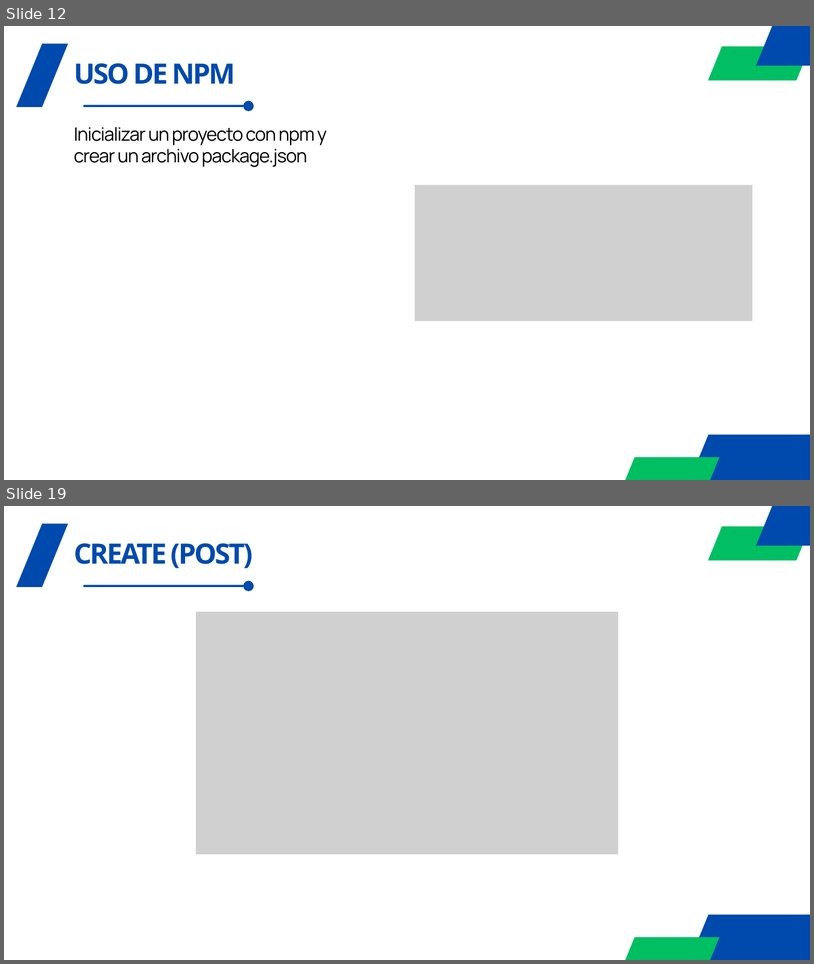
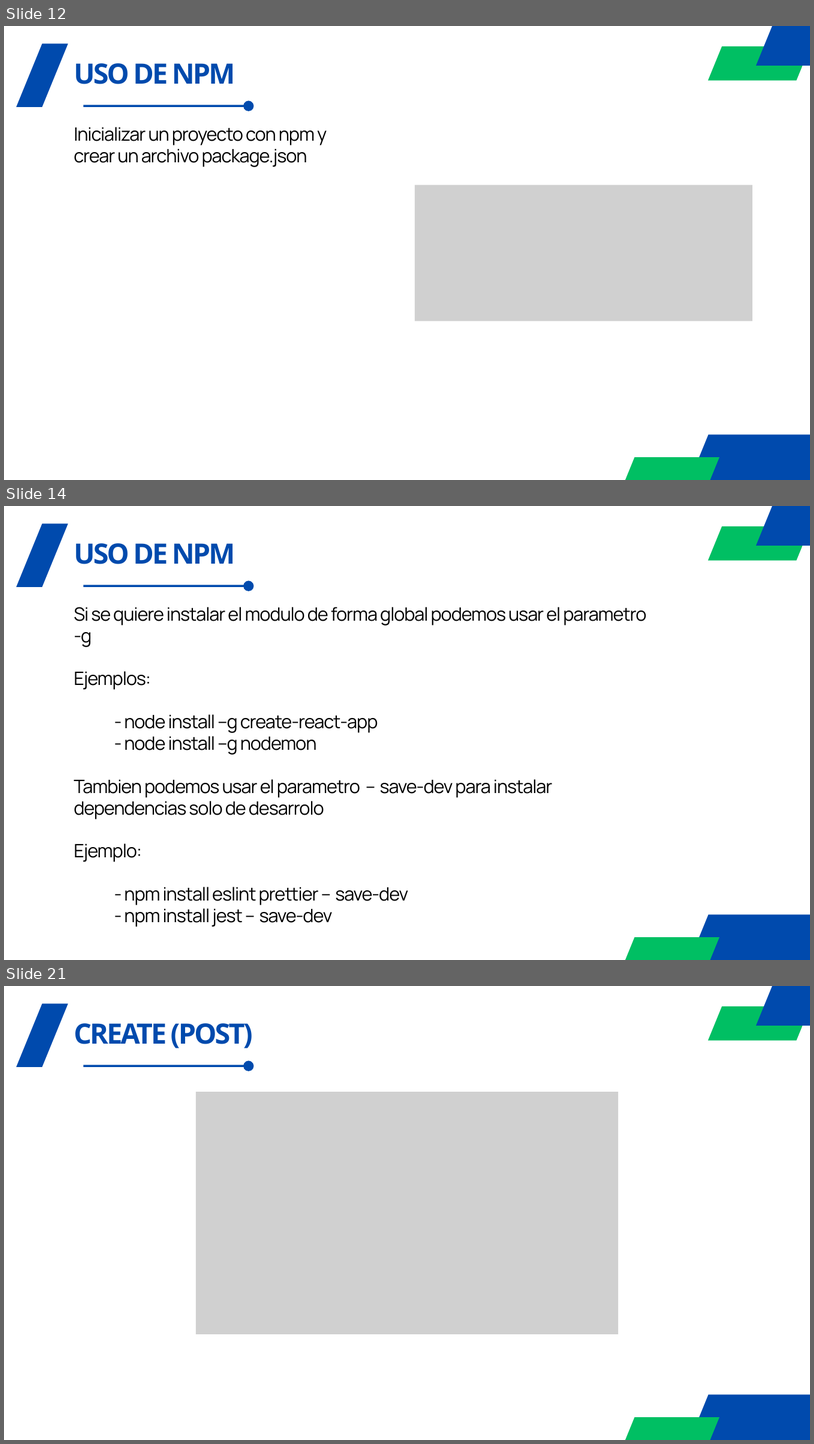
Before and after one commit to agorosti/programacion-servidores-web, a slide deck: Temario/Tema 8/08.- Tema 8 - Fundamentos NodeJS.pptx. Shown one above the other, each under a label of ours: slides 12 and 19 before the commit, slides 12, 14 and 21 after it; the slides between them are not shown. The pictures are 814x964 and 814x1444 pixels, drawn with LibreOffice and Linux fonts; fonts in the diff are those of the drawing; grey boxes stand for pictures. Boxes give left, top, right and bottom in pixels: in the first picture for what was removed or moved away, otherwise in the second. Text is boxed around its words. In the diff, an @@ line names an element or a change of style, - is before the commit and + after.

Commit message:
Modificaciones en tema 8.  Nuevo codigo ejemplo

```diff
--- a/Temario/Tema 8/08.- Tema 8 - Fundamentos NodeJS.pptx
+++ b/Temario/Tema 8/08.- Tema 8 - Fundamentos NodeJS.pptx
@@ slide 14 added at (4, 506, 810, 960), background #FFFFFF @@
@@ freeform shape added at (759, 506, 810, 543), fill #004AAD, outline #004AAD 7.5 pt @@
@@ freeform shape added at (16, 524, 68, 587), fill #004AAD @@
@@ freeform shape added at (711, 529, 807, 558), fill #00BF63, outline #00BF63 7.5 pt @@
@@ text added at (74, 543, 236, 564), 50 pt, text #004AAD, bold @@
+USO DE NPM
@@ arrow added from (83, 586) to (249, 586), #004AAD 3.75 pt @@
@@ text added at (74, 607, 647, 927), 32.9 pt, text #000000 @@
+Si se quiere instalar el modulo de forma global podemos usar el parametro -g
+Ejemplos:
+- node install –g create-react-app
+- node install –g nodemon
+Tambien podemos usar el parametro --save-dev para instalar dependencias solo de desarrolo
+Ejemplo:
+- npm install eslint prettier --save-dev
+- npm install jest --save-dev
@@ freeform shape added at (690, 914, 810, 959), fill #004AAD @@
@@ freeform shape added at (626, 937, 720, 960), fill #00BF63 @@
@@ what was slide 19 is now slide 21 @@
```
Also in this commit, not shown: 5 slides changed, 6 other slides added, 1 slide removed, 12 other files.
